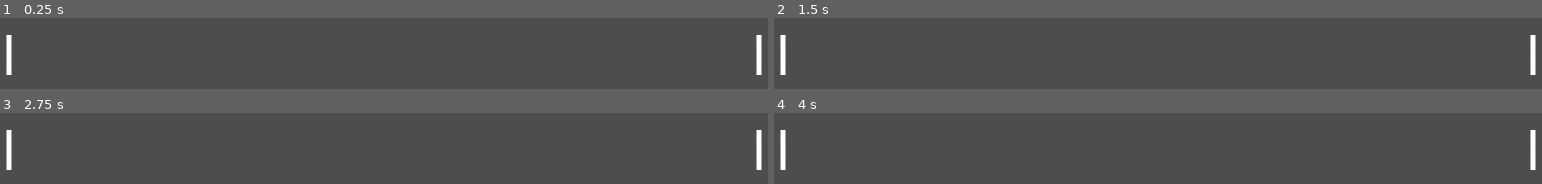
Above: before the commit, frames 1-4 (two rows, left to right).
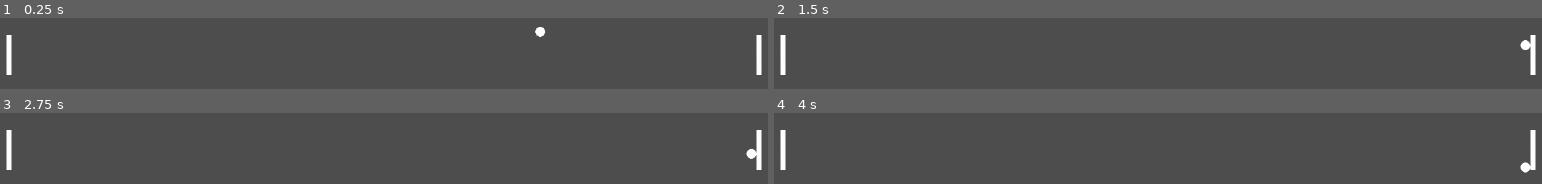
Above: after the commit, the same moments.

Repository: dangnguyen2910/pong-godot
Game: Godot game, scene res://scenes/main.tscn
The game is run twice, just before and just after one commit, with the same random seed, the same clock (stepped at 60 frames per second) and the same inputs.
Inputs:
- Up to frame 1 (0.25 s): no input
- Up to frame 2 (1.5 s): tap Enter at 0.5 s; tap Space at 1.25 s
- Up to frame 3 (2.75 s): tap Enter at 2 s
- Up to frame 4 (4 s): tap Space at 2.75 s; tap Enter at 3.5 s

The runs differ from the first frame. In frame 1, 0.2% of the frame differs, in the area x 69-71%, y 12-27%; in frame 2, 0.2%, in the area x 97-99%, y 30-46%; in frame 3, 0.2%; in frame 4, 0.2%.

Commit message:
Feat: Initialize a ball at random position moving at random direction when game start.

Diff:
--- a/scenes/ball.tscn
+++ b/scenes/ball.tscn
@@ -8,6 +8,7 @@
 
 [node name="Ball" type="CharacterBody2D" unique_id=1321372069]
 script = ExtResource("1_cxlvu")
+speed = 1000.0
 metadata/_edit_group_ = true
 
 [node name="Sprite2D" type="Sprite2D" parent="." unique_id=1813992016]
--- a/scenes/main.tscn
+++ b/scenes/main.tscn
@@ -1,10 +1,12 @@
 [gd_scene format=3 uid="uid://b821myv7hqira"]
 
 [ext_resource type="PackedScene" uid="uid://d4j7xe1qi3tfu" path="res://scenes/paddle.tscn" id="1_h2yge"]
+[ext_resource type="Script" uid="uid://cw5m1lo87kja5" path="res://src/main.gd" id="1_jyhfs"]
 [ext_resource type="PackedScene" uid="uid://chehftx43tu46" path="res://scenes/ceiling.tscn" id="2_1bvp3"]
 [ext_resource type="PackedScene" uid="uid://da5xhdv15hpe1" path="res://scenes/goal.tscn" id="3_lquwl"]
 
 [node name="Main" type="Node" unique_id=1472984651]
+script = ExtResource("1_jyhfs")
 
 [node name="Paddle 1" parent="." unique_id=1826390419 instance=ExtResource("1_h2yge")]
 position = Vector2(40, 360)
--- /dev/null
+++ b/src/ball.gd
@@ -0,0 +1,18 @@
+extends CharacterBody2D
+
+@export var speed: float = 1500.0
+
+var direction: Vector2
+
+# Called when the node enters the scene tree for the first time.
+func _ready() -> void:
+	var x_direction: int = [-1, 1].pick_random()
+	var y_direction: float = randf_range(-0.7, 0.7)
+
+	direction = Vector2(x_direction, y_direction).normalized()
+
+
+# Called every frame. 'delta' is the elapsed time since the previous frame.
+func _process(delta: float) -> void:
+	velocity = direction * speed
+	move_and_slide()
--- /dev/null
+++ b/src/main.gd
@@ -0,0 +1,23 @@
+extends Node
+
+const ball_scene: Resource = preload("res://scenes/ball.tscn")
+
+# Called when the node enters the scene tree for the first time.
+func _ready() -> void:
+	spawn_ball()
+
+func spawn_ball():
+	var ball: CharacterBody2D = ball_scene.instantiate()
+	var screen_size = get_viewport().get_visible_rect().size
+
+	ball.position = Vector2(
+		screen_size.x / 2,
+		randf_range(screen_size.y * 0.25, screen_size.y * 0.75)
+	)
+
+	add_child(ball)
+
+
+# Called every frame. 'delta' is the elapsed time since the previous frame.
+func _process(delta: float) -> void:
+	pass
Not shown: 1 places in scenes/ball.tscn that only renumber resources
Not shown, added: src/ball.gd.uid
Not shown, added: src/main.gd.uid
